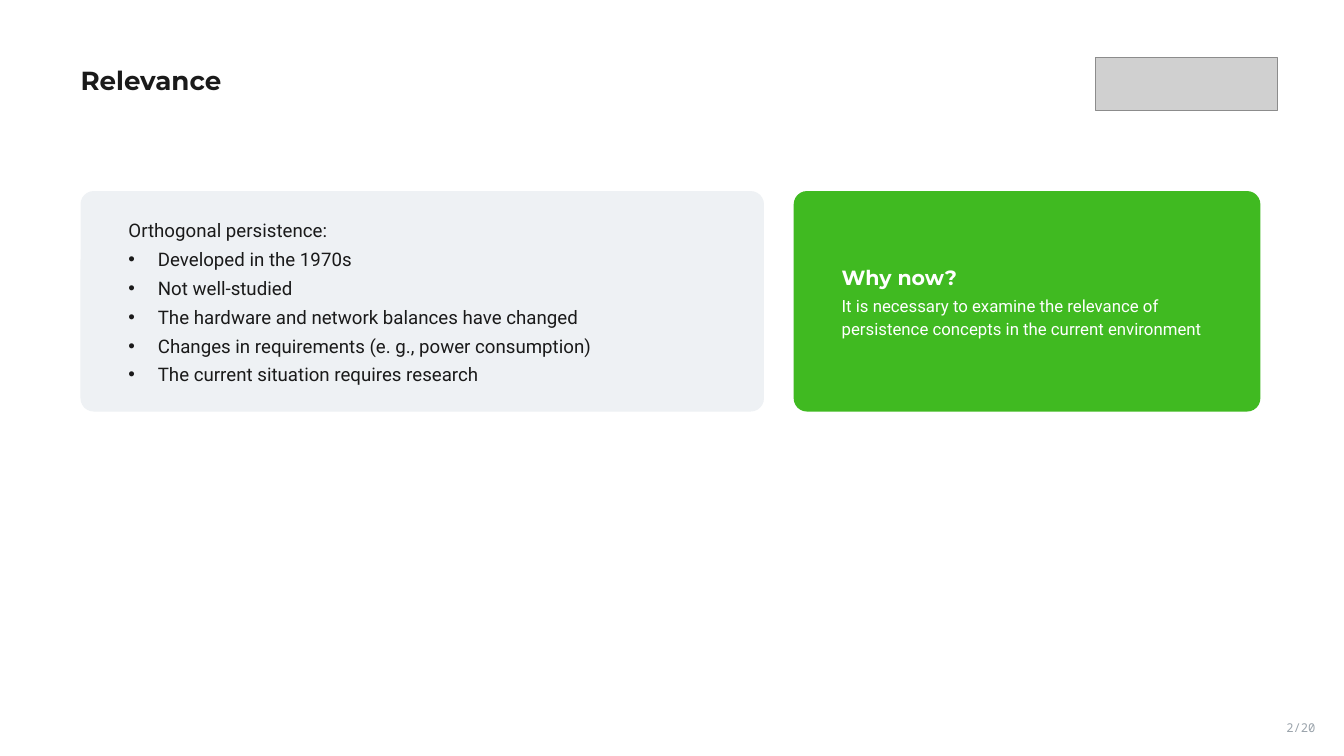
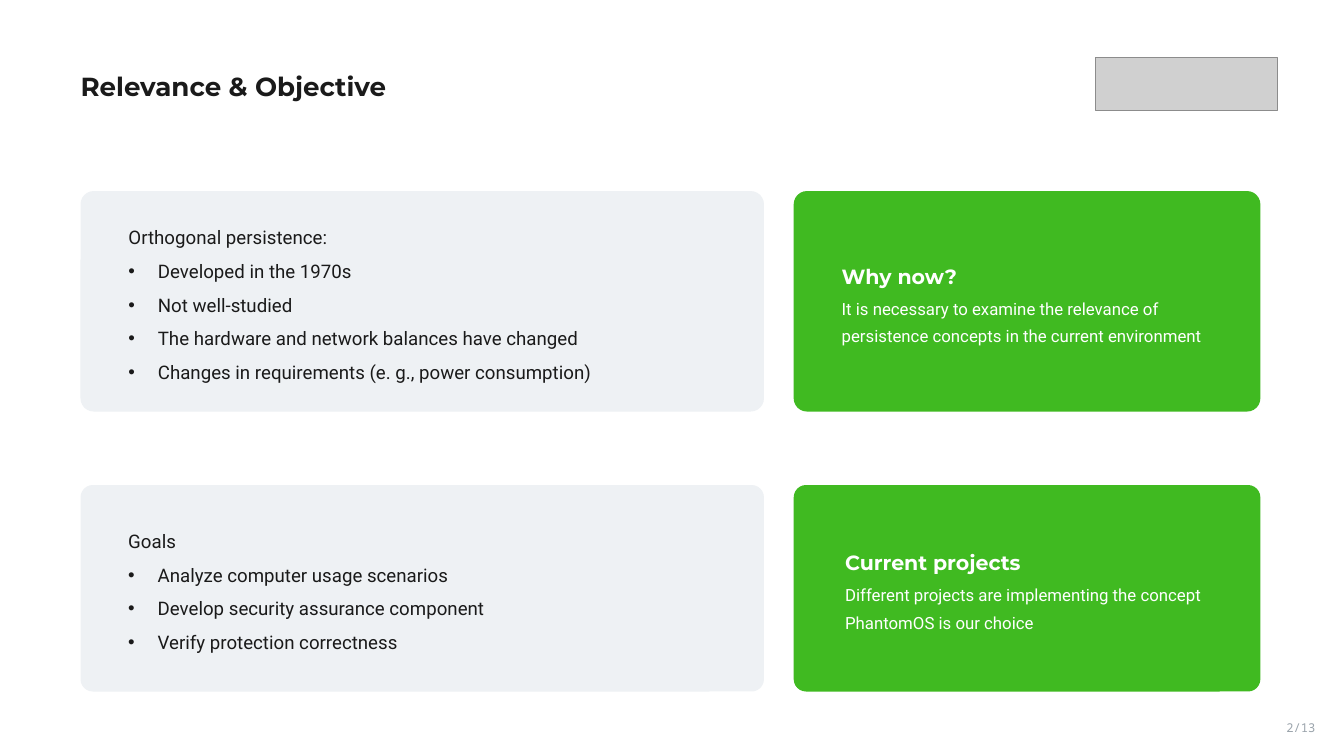
Before and after one commit to VoronM1522/Thesis_draft, a slide deck: slide 2 of presentation/slides_main.pptx. Drawn at 1344x756 pixels with LibreOffice and Linux fonts; fonts in the diff are those of the drawing; grey boxes stand for pictures. Boxes give left, top, right and bottom in pixels: in the first picture for what was removed or moved away, otherwise in the second. Text is boxed around its words. In the diff, an @@ line names an element or a change of style, - is before the commit and + after.

```diff
--- a/presentation/slides_main.pptx
+++ b/presentation/slides_main.pptx
@@ text at box(81, 75, 386, 102): text changed @@
-Relevance
+Relevance & Objective
@@ rounded rectangle "Orthogonal persistence:" at box(81, 191, 764, 411): line spacing 26pt to 1.3; less space between paragraphs @@
@@ rounded rectangle "Why now?" at box(794, 191, 1260, 411): line spacing 28pt to 1.27; less space between paragraphs; line spacing 24pt to 1.33; more space between paragraphs @@
@@ text in rounded rectangle at box(158, 367, 478, 385): paragraph removed @@
-• The current situation requires research
@@ rounded rectangle added at box(81, 485, 764, 691), fill #EEF1F4, 20 pt, text #1A1A1A @@
+Goals
+• Analyze computer usage scenarios
+• Develop security assurance component
+• Verify protection correctness
@@ rounded rectangle added at box(794, 485, 1260, 691), fill #40BA21, 18 pt, text #FFFFFF @@
+Current projects
+Different projects are implementing the concept
+PhantomOS is our choice
@@ text at box(1286, 723, 1315, 732): text changed @@
-2/20
+2/13
```
Also in this commit, not shown: 12 other slides changed, 8 slides removed, 4 other files.
